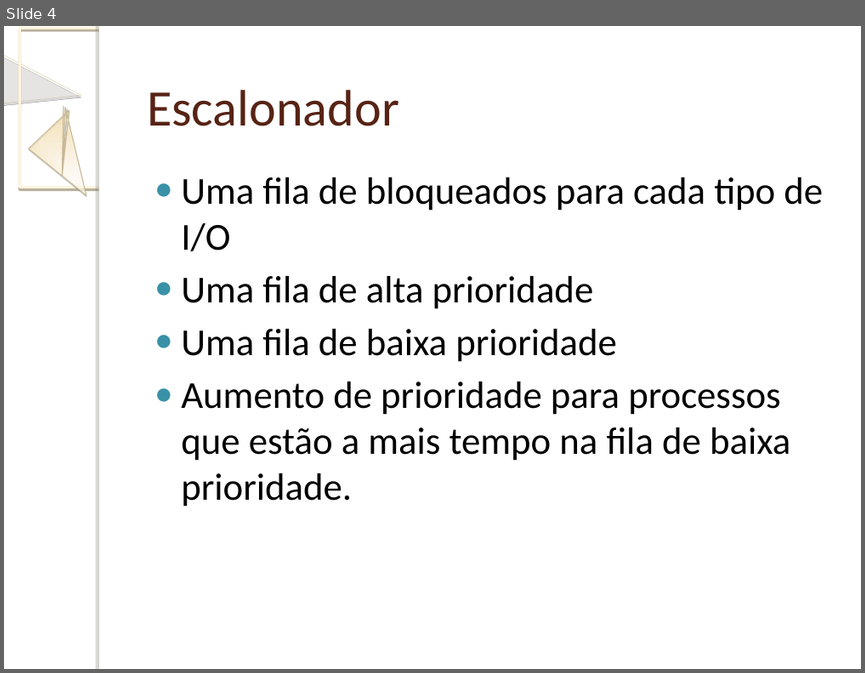
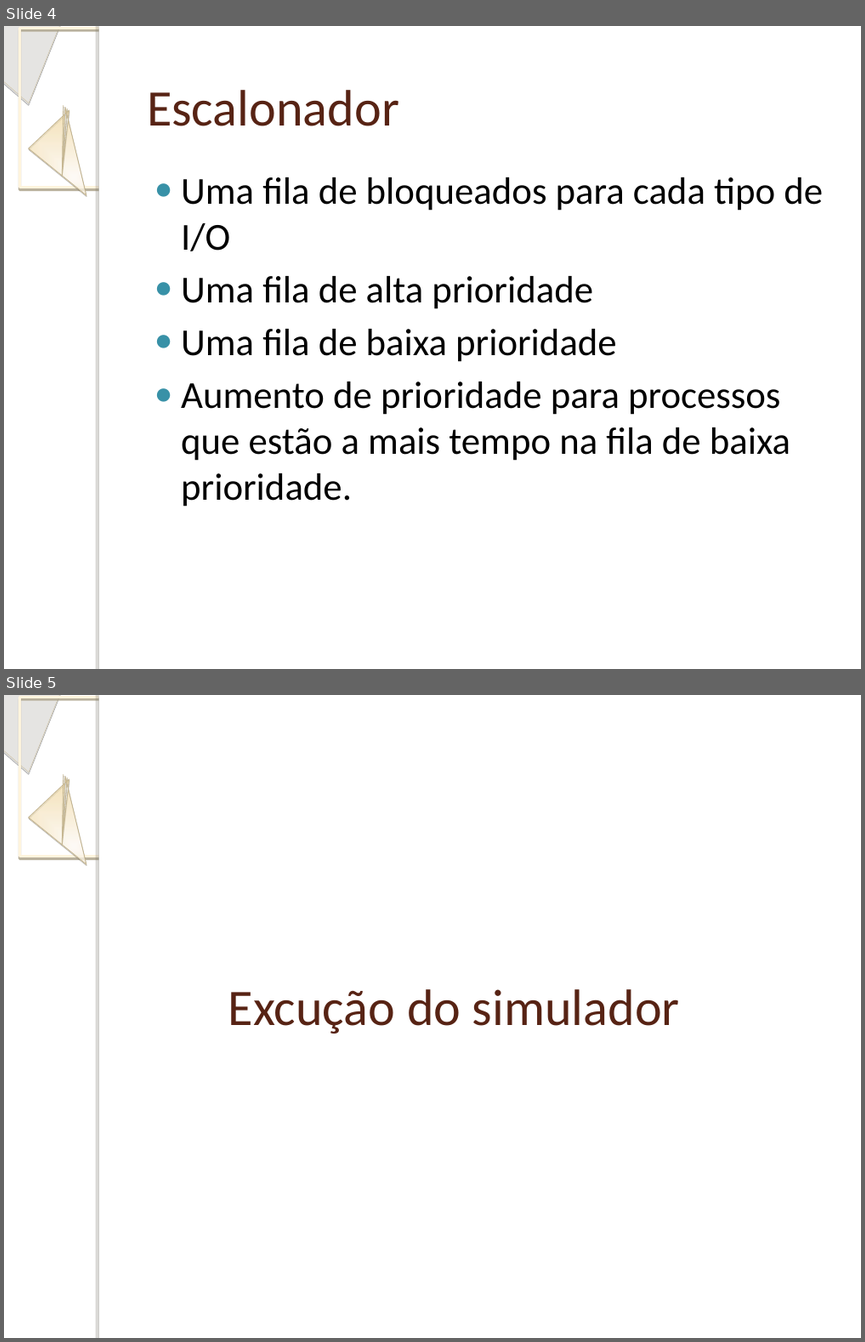
Before and after one commit to joycebrum/Simulador-Sistema-Operacional, a slide deck: Relatorio/Escalonador de Processos.ppt. Shown one above the other, each under a label of ours: slide 4 before the commit, slides 4 and 5 after it. The pictures are 865x673 and 865x1342 pixels, drawn with LibreOffice and Linux fonts; fonts in the diff are those of the drawing; background and template pictures are left out. Boxes give left, top, right and bottom in pixels: in the first picture for what was removed or moved away, otherwise in the second. Text is boxed around its words. In the diff, an @@ line names an element or a change of style, - is before the commit and + after.

```diff
--- a/Relatorio/Escalonador de Processos.ppt
+++ b/Relatorio/Escalonador de Processos.ppt
@@ slide 5 added at (4, 695, 861, 1338), background picture (left out); not listed: 5 template elements that a slide beside it also shows @@
@@ title added at (228, 989, 680, 1033), 43 pt, text #572314 @@
+Excução do simulador
@@ slide 4 changed as well @@
@@ freeform shape at (4, 26, 81, 103): outline redrawn @@
@@ freeform shape at (4, 102, 147, 249): outline redrawn @@
```
Also in this commit, not shown: 3 other slides changed, 3 other slides added, 2 other files.
